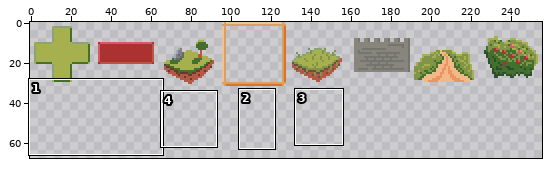
File history of a pixel-art file, Assets/Art/Textures/Icons.aseprite. Above: a wide view before the commit, with the close-up outlined.
Close-up. The starting point:
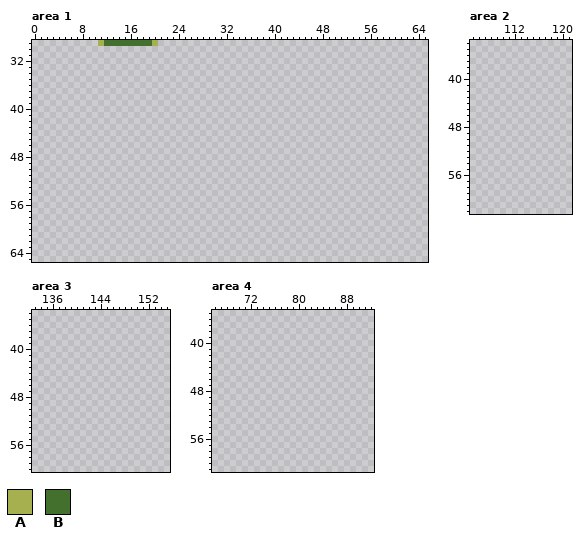
256x256 pixels, 1 frame. Shown: area 1: x 0..65, y 29..65; area 2: x 105..121, y 34..62; area 3: x 133..155, y 34..60; area 4: x 66..92, y 35..61. The wide view leaves out empty margins.
Palette (. is transparent): A #a6b04f  B #44702d
Pixels before, area 1 (only the part around the change), first column x 0:
29 ...........ABBBBBBBBA.............................................
30 ..................................................................
31 ..................................................................
32 ..................................................................
33 ..................................................................
34 ..................................................................
35 ..................................................................
36 ..................................................................
37 ..................................................................
38 ..................................................................
39 ..................................................................
40 ..................................................................
41 ..................................................................
42 ..................................................................
43 ..................................................................
44 ..................................................................
45 ..................................................................
46 ..................................................................
47 ..................................................................
48 ..................................................................
49 ..................................................................
50 ..................................................................
51 ..................................................................
52 ..................................................................
53 ..................................................................
54 ..................................................................
55 ..................................................................
56 ..................................................................
57 ..................................................................
58 ..................................................................
59 ..................................................................
60 ..................................................................
61 ..................................................................
62 ..................................................................
63 ..................................................................
64 ..................................................................
65 ..................................................................
And afterwards:
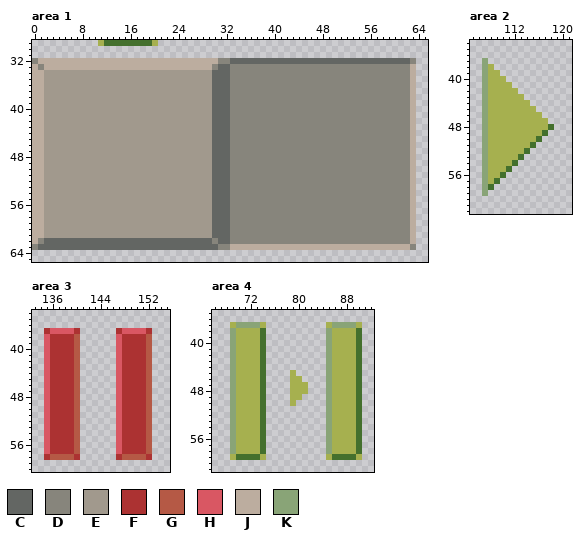
Colours new in this view: C #636663  D #87857c  E #a1998d  F #ac3232  G #b55945  H #d95763  J #bcad9f  K #89a477
Diff:
Changed rows in their new state; - is an unchanged pixel.
Area 1:
first column x 0:
32 DJJJJJJJJJJJJJJJJJJJJJJJJJJJJJJDDCCCCCCCCCCCCCCCCCCCCCCCCCCCCCCD
33 JDJJJJJJJJJJJJJJJJJJJJJJJJJJJJDCCDDDDDDDDDDDDDDDDDDDDDDDDDDDDDDJ
34 JJEEEEEEEEEEEEEEEEEEEEEEEEEEEECCCDDDDDDDDDDDDDDDDDDDDDDDDDDDDDDJ
35 JJEEEEEEEEEEEEEEEEEEEEEEEEEEEECCCDDDDDDDDDDDDDDDDDDDDDDDDDDDDDDJ
36 JJEEEEEEEEEEEEEEEEEEEEEEEEEEEECCCDDDDDDDDDDDDDDDDDDDDDDDDDDDDDDJ
37 JJEEEEEEEEEEEEEEEEEEEEEEEEEEEECCCDDDDDDDDDDDDDDDDDDDDDDDDDDDDDDJ
38 JJEEEEEEEEEEEEEEEEEEEEEEEEEEEECCCDDDDDDDDDDDDDDDDDDDDDDDDDDDDDDJ
39 JJEEEEEEEEEEEEEEEEEEEEEEEEEEEECCCDDDDDDDDDDDDDDDDDDDDDDDDDDDDDDJ
40 JJEEEEEEEEEEEEEEEEEEEEEEEEEEEECCCDDDDDDDDDDDDDDDDDDDDDDDDDDDDDDJ
41 JJEEEEEEEEEEEEEEEEEEEEEEEEEEEECCCDDDDDDDDDDDDDDDDDDDDDDDDDDDDDDJ
42 JJEEEEEEEEEEEEEEEEEEEEEEEEEEEECCCDDDDDDDDDDDDDDDDDDDDDDDDDDDDDDJ
43 JJEEEEEEEEEEEEEEEEEEEEEEEEEEEECCCDDDDDDDDDDDDDDDDDDDDDDDDDDDDDDJ
44 JJEEEEEEEEEEEEEEEEEEEEEEEEEEEECCCDDDDDDDDDDDDDDDDDDDDDDDDDDDDDDJ
45 JJEEEEEEEEEEEEEEEEEEEEEEEEEEEECCCDDDDDDDDDDDDDDDDDDDDDDDDDDDDDDJ
46 JJEEEEEEEEEEEEEEEEEEEEEEEEEEEECCCDDDDDDDDDDDDDDDDDDDDDDDDDDDDDDJ
47 JJEEEEEEEEEEEEEEEEEEEEEEEEEEEECCCDDDDDDDDDDDDDDDDDDDDDDDDDDDDDDJ
48 JJEEEEEEEEEEEEEEEEEEEEEEEEEEEECCCDDDDDDDDDDDDDDDDDDDDDDDDDDDDDDJ
49 JJEEEEEEEEEEEEEEEEEEEEEEEEEEEECCCDDDDDDDDDDDDDDDDDDDDDDDDDDDDDDJ
50 JJEEEEEEEEEEEEEEEEEEEEEEEEEEEECCCDDDDDDDDDDDDDDDDDDDDDDDDDDDDDDJ
51 JJEEEEEEEEEEEEEEEEEEEEEEEEEEEECCCDDDDDDDDDDDDDDDDDDDDDDDDDDDDDDJ
52 JJEEEEEEEEEEEEEEEEEEEEEEEEEEEECCCDDDDDDDDDDDDDDDDDDDDDDDDDDDDDDJ
53 JJEEEEEEEEEEEEEEEEEEEEEEEEEEEECCCDDDDDDDDDDDDDDDDDDDDDDDDDDDDDDJ
54 JJEEEEEEEEEEEEEEEEEEEEEEEEEEEECCCDDDDDDDDDDDDDDDDDDDDDDDDDDDDDDJ
55 JJEEEEEEEEEEEEEEEEEEEEEEEEEEEECCCDDDDDDDDDDDDDDDDDDDDDDDDDDDDDDJ
56 JJEEEEEEEEEEEEEEEEEEEEEEEEEEEECCCDDDDDDDDDDDDDDDDDDDDDDDDDDDDDDJ
57 JJEEEEEEEEEEEEEEEEEEEEEEEEEEEECCCDDDDDDDDDDDDDDDDDDDDDDDDDDDDDDJ
58 JJEEEEEEEEEEEEEEEEEEEEEEEEEEEECCCDDDDDDDDDDDDDDDDDDDDDDDDDDDDDDJ
59 JJEEEEEEEEEEEEEEEEEEEEEEEEEEEECCCDDDDDDDDDDDDDDDDDDDDDDDDDDDDDDJ
60 JJEEEEEEEEEEEEEEEEEEEEEEEEEEEECCCDDDDDDDDDDDDDDDDDDDDDDDDDDDDDDJ
61 JJEEEEEEEEEEEEEEEEEEEEEEEEEEEECCCDDDDDDDDDDDDDDDDDDDDDDDDDDDDDDJ
62 JDCCCCCCCCCCCCCCCCCCCCCCCCCCCCDCCDDDDDDDDDDDDDDDDDDDDDDDDDDDDDDJ
63 DCCCCCCCCCCCCCCCCCCCCCCCCCCCCCCDDJJJJJJJJJJJJJJJJJJJJJJJJJJJJJJD
Area 2:
first column x 107:
37 K-----------
38 KA----------
39 KAA---------
40 KAAA--------
41 KAAAA-------
42 KAAAAA------
43 KAAAAAA-----
44 KAAAAAAA----
45 KAAAAAAAA---
46 KAAAAAAAAA--
47 KAAAAAAAAAA-
48 KAAAAAAAAAAB
49 KAAAAAAAAAB-
50 KAAAAAAAAB--
51 KAAAAAAAB---
52 KAAAAAAB----
53 KAAAAAB-----
54 KAAAAB------
55 KAAAB-------
56 KAAB--------
57 KAB---------
58 KB----------
59 K-----------
Area 3:
first column x 135:
37 FHHHHF------FHHHHF
38 HFFFFG------HFFFFG
39 HFFFFG------HFFFFG
40 HFFFFG------HFFFFG
41 HFFFFG------HFFFFG
42 HFFFFG------HFFFFG
43 HFFFFG------HFFFFG
44 HFFFFG------HFFFFG
45 HFFFFG------HFFFFG
46 HFFFFG------HFFFFG
47 HFFFFG------HFFFFG
48 HFFFFG------HFFFFG
49 HFFFFG------HFFFFG
50 HFFFFG------HFFFFG
51 HFFFFG------HFFFFG
52 HFFFFG------HFFFFG
53 HFFFFG------HFFFFG
54 HFFFFG------HFFFFG
55 HFFFFG------HFFFFG
56 HFFFFG------HFFFFG
57 HFFFFG------HFFFFG
58 FGGGGF------FGGGGF
Area 4:
first column x 69:
37 AKKKKA----------AKKKKA
38 KAAAAB----------KAAAAB
39 KAAAAB----------KAAAAB
40 KAAAAB----------KAAAAB
41 KAAAAB----------KAAAAB
42 KAAAAB----------KAAAAB
43 KAAAAB----------KAAAAB
44 KAAAAB----------KAAAAB
45 KAAAAB----A-----KAAAAB
46 KAAAAB----AA----KAAAAB
47 KAAAAB----AAA---KAAAAB
48 KAAAAB----AAA---KAAAAB
49 KAAAAB----AA----KAAAAB
50 KAAAAB----A-----KAAAAB
51 KAAAAB----------KAAAAB
52 KAAAAB----------KAAAAB
53 KAAAAB----------KAAAAB
54 KAAAAB----------KAAAAB
55 KAAAAB----------KAAAAB
56 KAAAAB----------KAAAAB
57 KAAAAB----------KAAAAB
58 KAAAAB----------KAAAAB
59 ABBBBA----------ABBBBA
Changed places in both close-ups, as pixel boxes (x1, y1, x2, y2):
added: (32, 58, 416, 250)
added: (482, 58, 554, 196)
added: (44, 328, 80, 460)
added: (116, 328, 152, 460)
added: (230, 322, 266, 460)
added: (290, 322, 362, 460)
